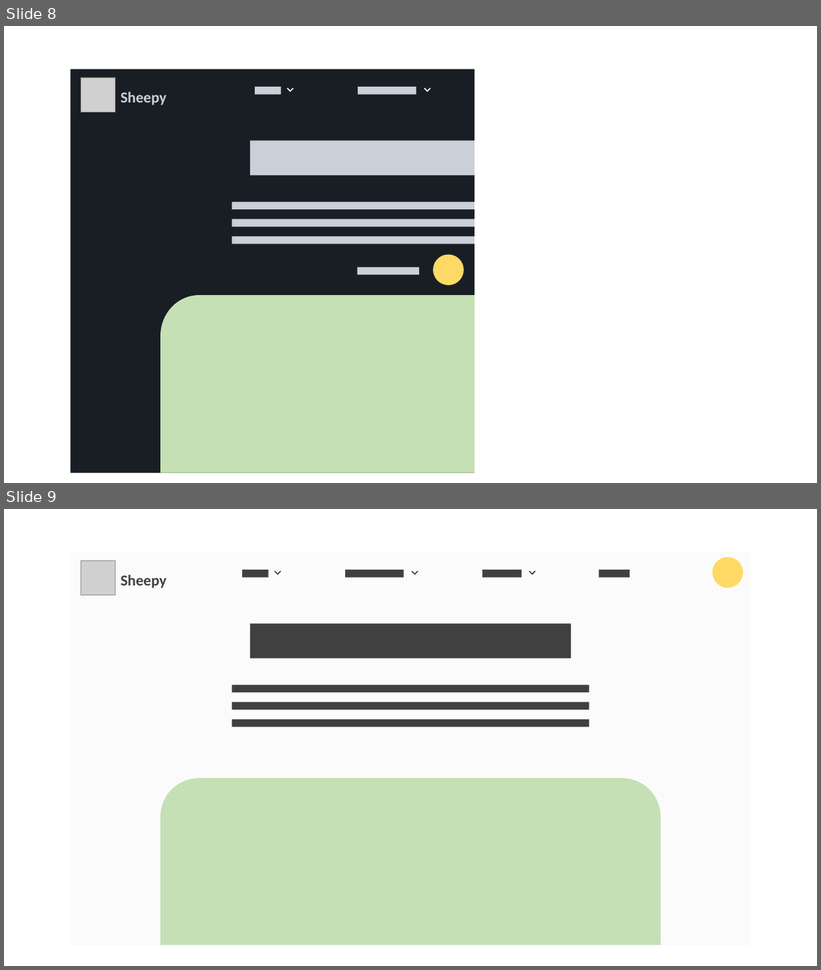
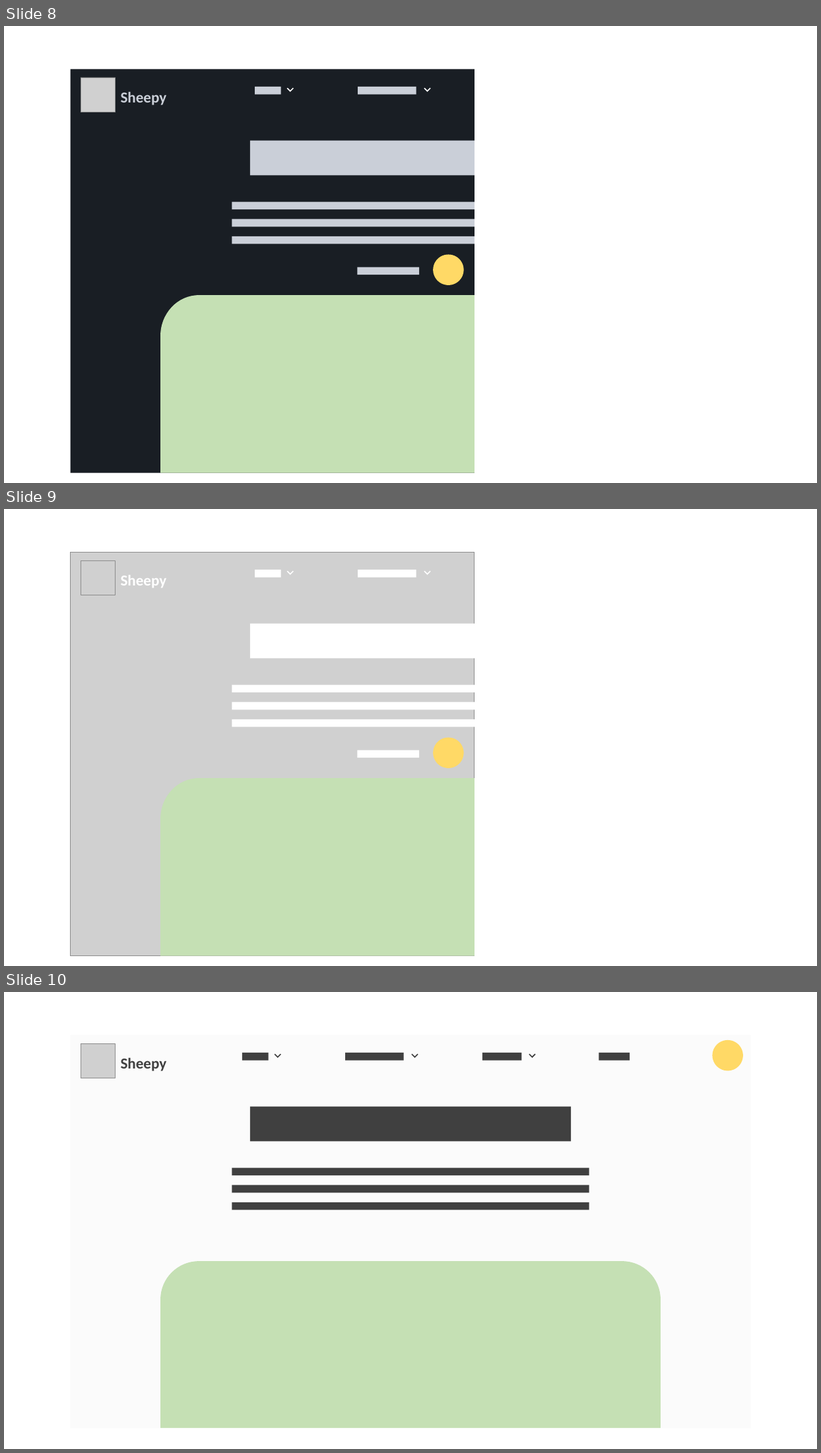
Before and after one commit to aiko-kami/sheepy, a slide deck: Présentation1.pptx. Shown one above the other, each under a label of ours: slides 8 and 9 before the commit, slides 8, 9 and 10 after it. The pictures are 821x970 and 821x1453 pixels, drawn with LibreOffice and Linux fonts; fonts in the diff are those of the drawing; grey boxes stand for pictures. Boxes give left, top, right and bottom in pixels: in the first picture for what was removed or moved away, otherwise in the second. Text is boxed around its words. In the diff, an @@ line names an element or a change of style, - is before the commit and + after.

```diff
--- a/Présentation1.pptx
+++ b/Présentation1.pptx
@@ slide 9 added at (4, 509, 817, 966), background #FFFFFF @@
@@ rectangle added at (71, 553, 475, 956), fill #002464 @@
@@ picture added at (71, 553, 475, 956) @@
@@ picture added at (81, 560, 116, 595) @@
@@ text added at (121, 575, 167, 588), 18 pt, text #FFFFFF, bold @@
+Sheepy
@@ rectangle added at (255, 570, 281, 578), fill #FFFFFF @@
@@ corner added at (288, 568, 292, 574), fill #FFFFFF, outline #FFFFFF 1 pt @@
@@ rectangle added at (358, 570, 416, 578), fill #FFFFFF @@
@@ corner added at (424, 568, 430, 574), fill #FFFFFF, outline #FFFFFF 1 pt @@
@@ rectangle added at (250, 624, 475, 658), fill #FFFFFF @@
@@ rectangle added at (232, 685, 475, 692), fill #FFFFFF @@
@@ rectangle added at (232, 702, 475, 710), fill #FFFFFF @@
@@ rectangle added at (232, 720, 475, 727), fill #FFFFFF @@
@@ ellipse added at (434, 738, 464, 768), fill #FFD966 @@
@@ rectangle added at (357, 751, 419, 758), fill #FFFFFF @@
@@ freeform shape added at (161, 779, 475, 956), fill #C5E0B4 @@
@@ what was slide 9 is now slide 10 @@
```
Also in this commit, not shown: 17 other files.
